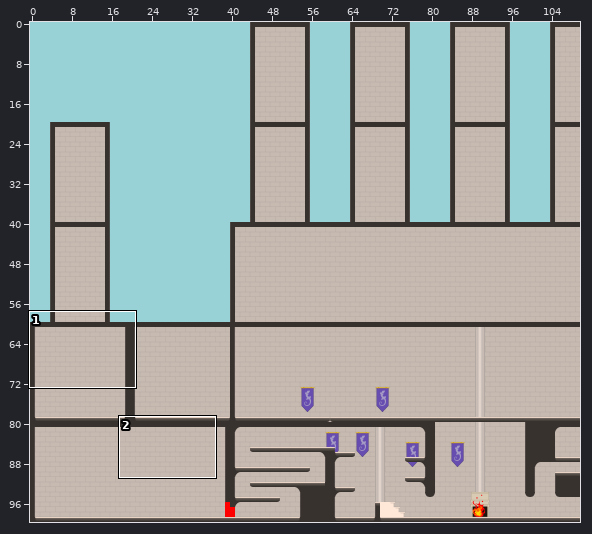
Tiled map, stored at assets/carte_chambord.tmx. The first picture is a wide view before the edit; the outline marks the close-up.
Close-up. Before the edit:
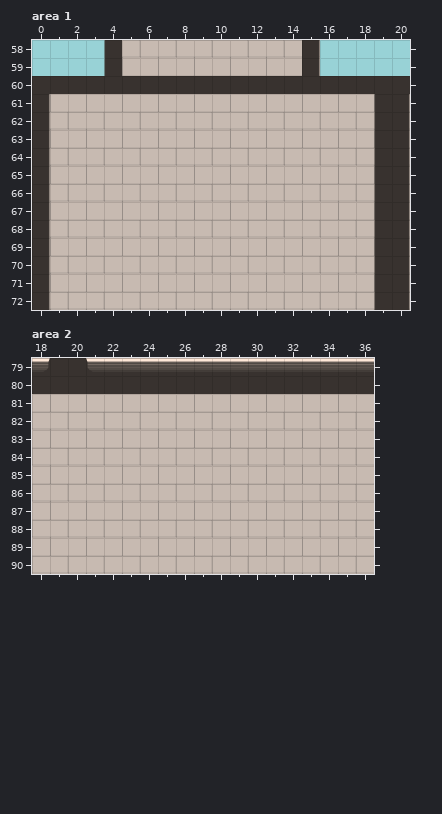
Cells are 300x300 px. Shown: area 1 x 0..20, y 58..72; area 2 x 18..36, y 79..90. The commit also changed other parts of the map, which this record leaves out. Not drawn, because the pictures are missing: unchanged layer "fond".
The result:
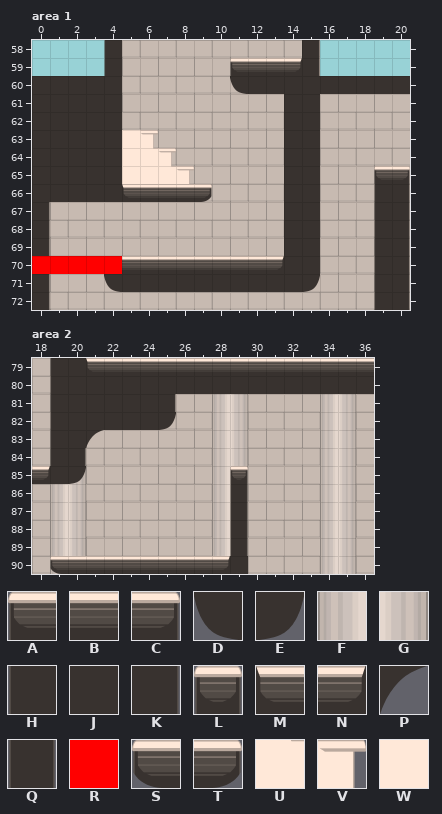
Key: from "tileset_chambord": A 0, B 1, C 2, D 4, E 4 flipped left-right, F 5, G 6, H 10, J 11, K 12, L 13, M 20, N 21, P 22, Q 23, R 24, S 30, T 31, U 32 flipped left-right, V 33 flipped left-right, W 34.
_ is an empty cell, . an unchanged one.
The exact change:
--- layer "layer_walls", area 1
@@ x 0..20 @@
-59 ...........____......
-60 .....JJJJJJJ.........
-61 K____.........__...HK
-62 K____.........__...HK
-63 K______.......__...HK
-64 K_______......__...HK
-65 K________.....__...HK
-66 K_________....__.....
-67 ..............__.....
-68 ..............__.....
-69 ..............__.....
-70 .....___________.....
-71 ....____________.....
+59 ...........ABBN......
+60 .....______D.........
+61 JJJJJ.........JJ...__
+62 JJJJJ.........JJ...__
+63 JJJJJWV.......JJ...__
+64 JJJJJWUV......JJ...__
+65 JJJJJWWUV.....JJ...AC
+66 JJJJJMBBBT....JJ.....
+67 ..............JJ.....
+68 ..............JJ.....
+69 ..............JJ.....
+70 .....BBBBBBBBNJJ.....
+71 ....DJJJJJJJJJJE.....
--- layer "layer_fire", area 1
@@ x 0..4 @@
-70 _____
+70 RRRRR
--- layer "deco_pasfond", area 2
@@ x 19..35 @@
-81 .........__....__
-82 .........__....__
-83 .........__....__
-84 __.......__....__
-85 ._.......__....__
-86 __.......__....__
-87 __.......__....__
-88 __.......__....__
-89 __.......__....__
-90 _..............__
+81 .........FG....FG
+82 .........FG....FG
+83 .........FG....FG
+84 FG.......FG....FG
+85 .G.......FG....FG
+86 FG.......FG....FG
+87 FG.......FG....FG
+88 FG.......FG....FG
+89 FG.......FG....FG
+90 F..............FG
--- layer "layer_walls", area 2
@@ x 18..29 @@
-79 NJ..........
-80 JJ..........
-81 ._______....
-82 ._______....
-83 .__.........
-84 .__.........
-85 ___........_
-86 ..........._
-87 ..........._
-88 ..........._
-89 ..........._
-90 .___________
+79 _H..........
+80 _H..........
+81 .HJJJJJK....
+82 .HJJJJJE....
+83 .HJ.........
+84 .HK.........
+85 NJE........L
+86 ...........Q
+87 ...........Q
+88 ...........Q
+89 ...........Q
+90 .SBBBBBBBBNJ
--- layer "layer_deco", area 2
@@ x 21..21 @@
-83 _
+83 P
Changed places in both close-ups, as pixel boxes (x1, y1, x2, y2):
changed: (32, 58, 320, 292)
changed: (374, 94, 410, 180)
changed: (32, 358, 248, 574)
added: (320, 394, 356, 574)
